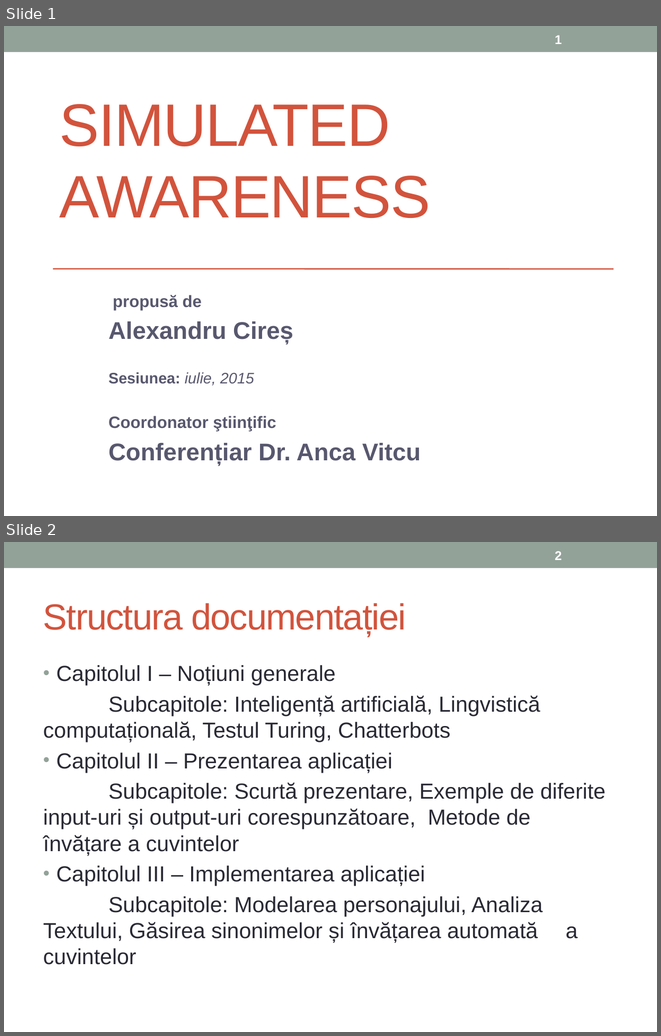
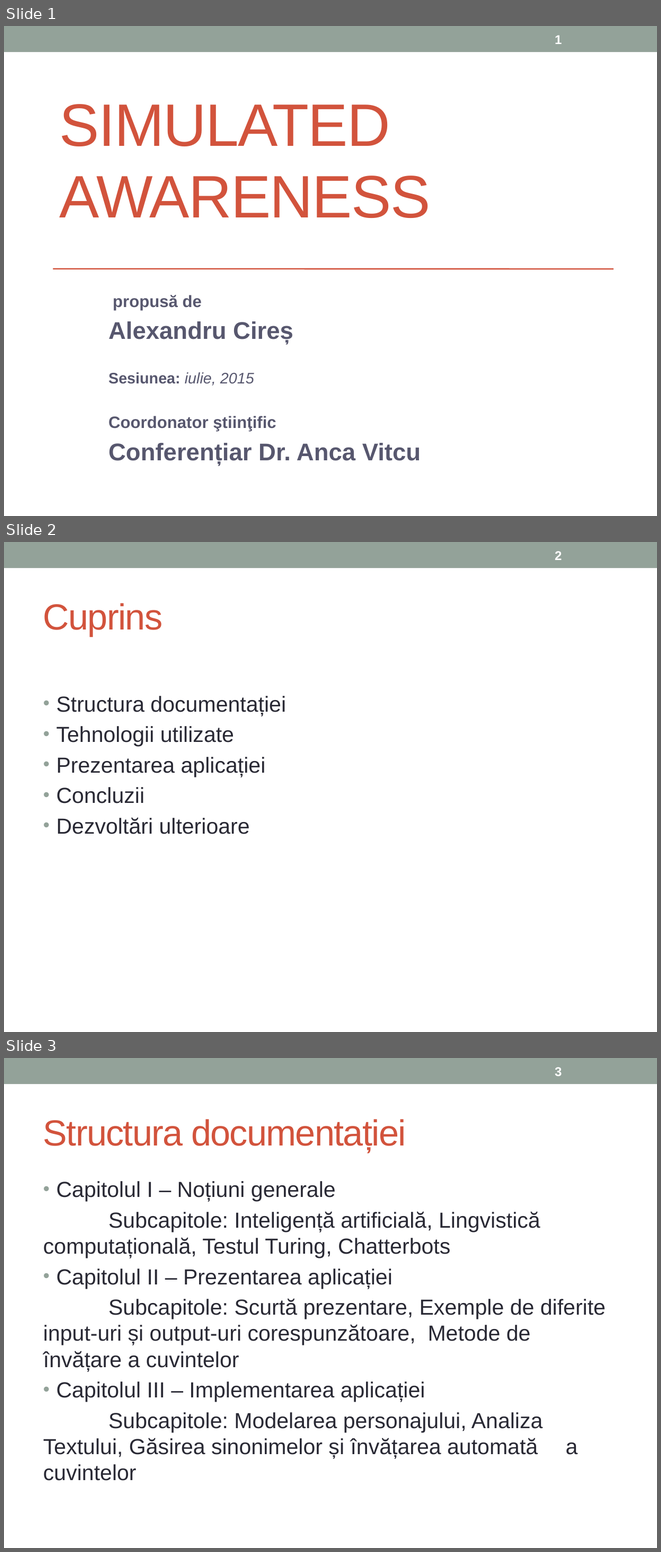
Before and after one commit to AlexC93/SimulatedAwareness, a slide deck: Licenta.pptx. Shown one above the other, each under a label of ours: slides 1 and 2 before the commit, slides 1, 2 and 3 after it. The pictures are 661x1036 and 661x1552 pixels, drawn with LibreOffice and Linux fonts; fonts in the diff are those of the drawing. Boxes give left, top, right and bottom in pixels: in the first picture for what was removed or moved away, otherwise in the second. Text is boxed around its words. In the diff, an @@ line names an element or a change of style, - is before the commit and + after.

```diff
--- a/Licenta.pptx
+++ b/Licenta.pptx
@@ slide 2 added at (4, 542, 657, 1032), background #FFFFFF; not listed: 1 template element that a slide beside it also shows @@
@@ page number added at (555, 551, 562, 560), 14 pt, text #FFFFFF, bold @@
+2
@@ title added at (43, 603, 163, 636), 40 pt, text #D2533C @@
+Cuprins
@@ text added at (56, 696, 286, 834), 24 pt, text #292934 @@
+• Structura documentației
+• Tehnologii utilizate
+• Prezentarea aplicației
+• Concluzii
+• Dezvoltări ulterioare
@@ what was slide 2 is now slide 3 @@
@@ page number at (555, 1067, 562, 1076): text changed @@
-2
+3
```
Also in this commit, not shown: 2 slides changed.
